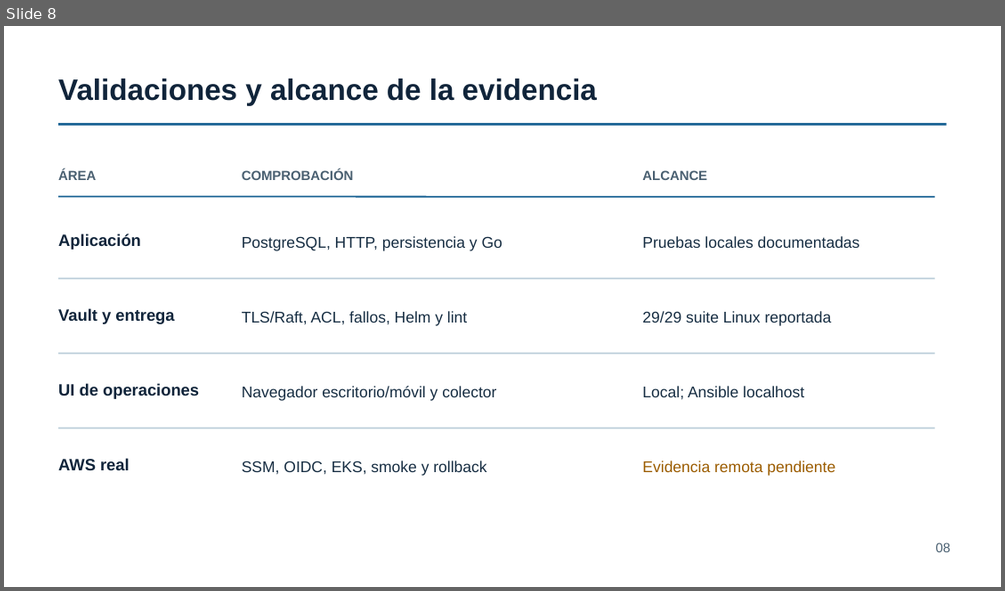
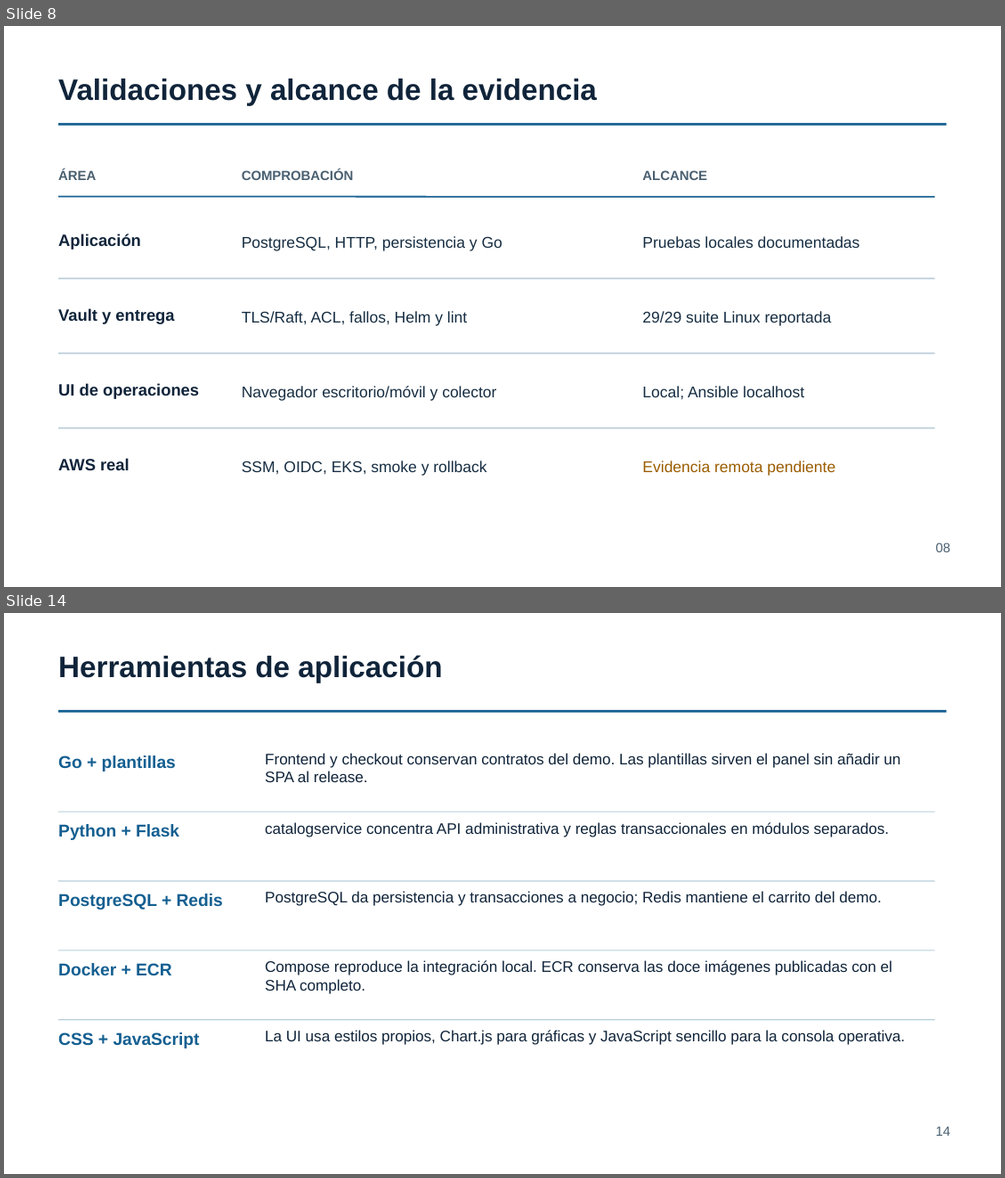
Before and after one commit to Hacket00GTFO/Boutique-Eq4-DevOPS, a slide deck: docs/Boutique-Eq4-Fase3-Seguridad-UI-Validaciones.pptx. Shown one above the other, each under a label of ours: slide 8 before the commit, slides 8 and 14 after it; the slides between them are not shown. The pictures are 1005x591 and 1005x1178 pixels, drawn with LibreOffice and Linux fonts; fonts in the diff are those of the drawing. Boxes give left, top, right and bottom in pixels: in the first picture for what was removed or moved away, otherwise in the second. Text is boxed around its words. In the diff, an @@ line names an element or a change of style, - is before the commit and + after.

```diff
--- a/docs/Boutique-Eq4-Fase3-Seguridad-UI-Validaciones.pptx
+++ b/docs/Boutique-Eq4-Fase3-Seguridad-UI-Validaciones.pptx
@@ slide 14 added at (4,613,1001,1174), background #FFFFFF @@
@@ text added at (58,655,442,683), 28.5 pt, text #10243A, bold @@
+Herramientas de aplicación
@@ line added from (58, 711) to (947, 711), #145F91 2.25 pt @@
@@ text added at (58,755,176,771), 16.5 pt, text #145F91, bold @@
+Go + plantillas
@@ text added at (265,753,900,782), 14.6 pt, text #10243A @@
+Frontend y checkout conservan contratos del demo. Las plantillas sirven el panel sin añadir un SPA al release.
@@ line added from (58, 811) to (935, 811), #B7CFDB 0.98 pt @@
@@ text added at (58,824,179,840), 16.5 pt, text #145F91, bold @@
+Python + Flask
@@ text added at (265,822,890,837), 14.6 pt, text #10243A @@
+catalogservice concentra API administrativa y reglas transaccionales en módulos separados.
@@ line added from (58, 881) to (935, 881), #B7CFDB 0.98 pt @@
@@ text added at (58,893,223,909), 16.5 pt, text #145F91, bold @@
+PostgreSQL + Redis
@@ text added at (265,891,881,906), 14.6 pt, text #10243A @@
+PostgreSQL da persistencia y transacciones a negocio; Redis mantiene el carrito del demo.
@@ line added from (58, 950) to (935, 950), #B7CFDB 0.98 pt @@
@@ text added at (58,963,172,975), 16.5 pt, text #145F91, bold @@
+Docker + ECR
@@ text added at (265,960,892,994), 14.6 pt, text #10243A @@
+Compose reproduce la integración local. ECR conserva las doce imágenes publicadas con el SHA completo.
@@ line added from (58, 1020) to (935, 1020), #B7CFDB 0.98 pt @@
@@ text added at (58,1032,200,1048), 16.5 pt, text #145F91, bold @@
+CSS + JavaScript
@@ text added at (265,1030,905,1045), 14.6 pt, text #10243A @@
+La UI usa estilos propios, Chart.js para gráficas y JavaScript sencillo para la consola operativa.
@@ text added at (936,1126,951,1135), 12.8 pt, text #4A6071 @@
+14
```
Also in this commit, not shown: 2 slides changed, 9 other slides added.
